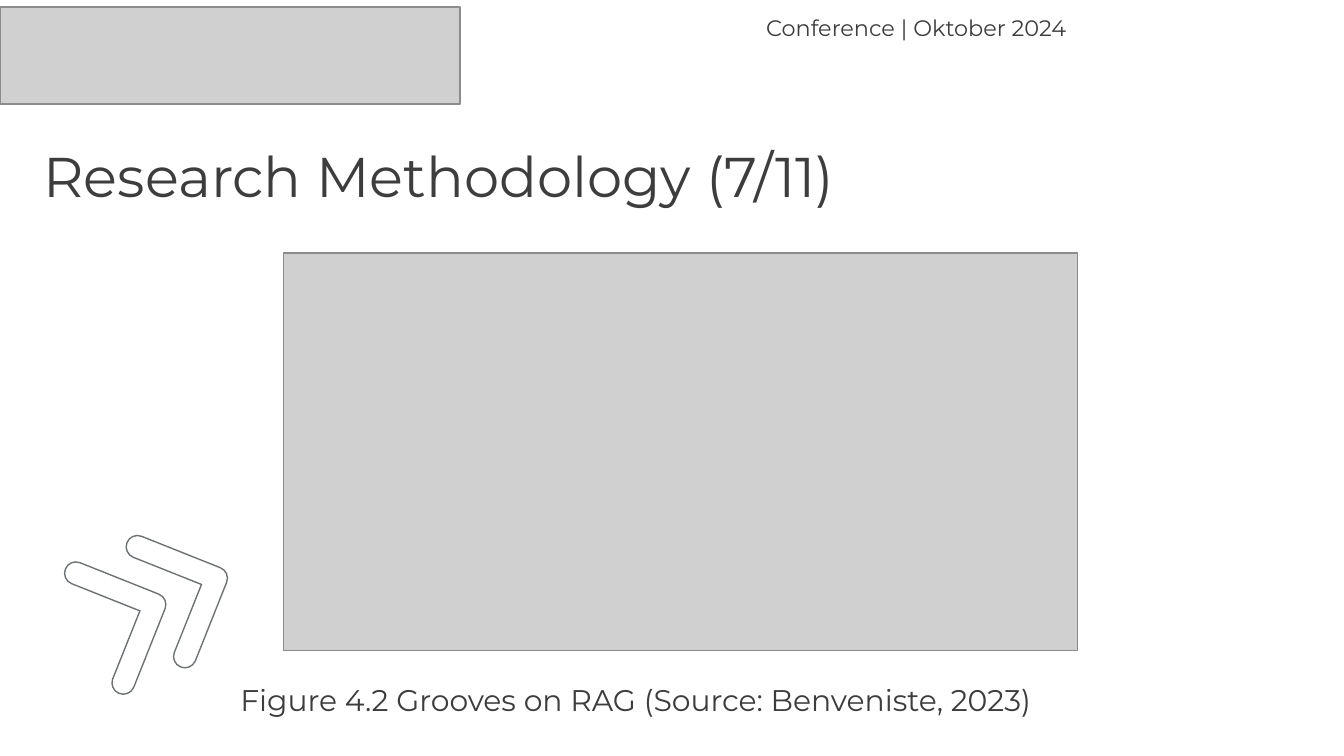
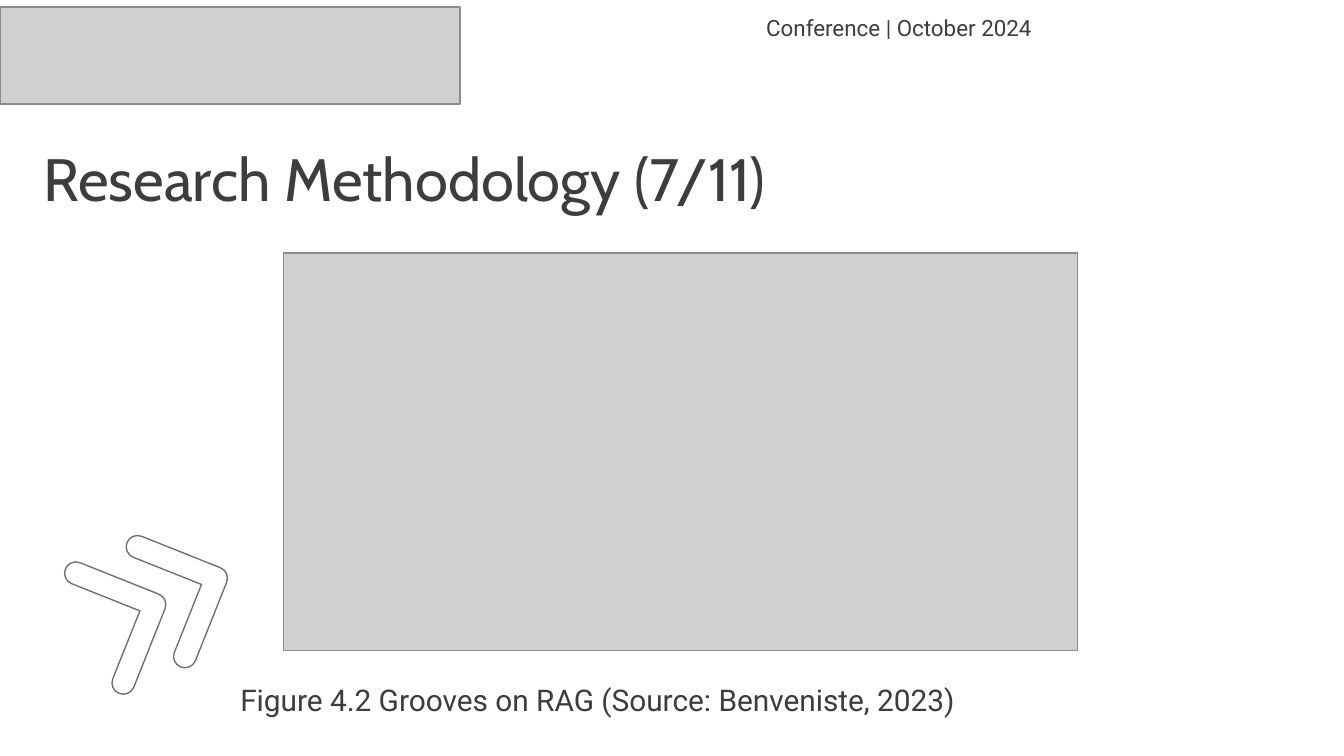
Before and after one commit to haryra/Tesis-s2-ai, a slide deck: slide 25 of Presentasi Conference Hary Rachmat 2108207010009 english.pptx. Drawn at 1344x756 pixels with LibreOffice and Linux fonts; fonts in the diff are those of the drawing; grey boxes stand for pictures. Boxes give left, top, right and bottom in pixels: in the first picture for what was removed or moved away, otherwise in the second. Text is boxed around its words. In the diff, an @@ line names an element or a change of style, - is before the commit and + after.

Commit message:
Commit 1 Conference English Presentation 3
Mentranslate Komen ke dalam Bahasa Inggris dan Edit Font

```diff
--- a/Presentasi Conference Hary Rachmat 2108207010009 english.pptx
+++ b/Presentasi Conference Hary Rachmat 2108207010009 english.pptx
@@ text at box(766, 19, 1031, 36): text changed; font Montserrat to Roboto @@
-Conference | Oktober 2024
+Conference | October 2024
@@ title "Research Methodology (7/11)" at box(43, 156, 765, 215): size 30 to 32 pt, font Montserrat to Cabin @@
@@ text "Figure 4.2 Grooves on RAG ..." at box(240, 687, 954, 718): font Montserrat to Roboto @@
```
Also in this commit, not shown: 42 other slides changed.
